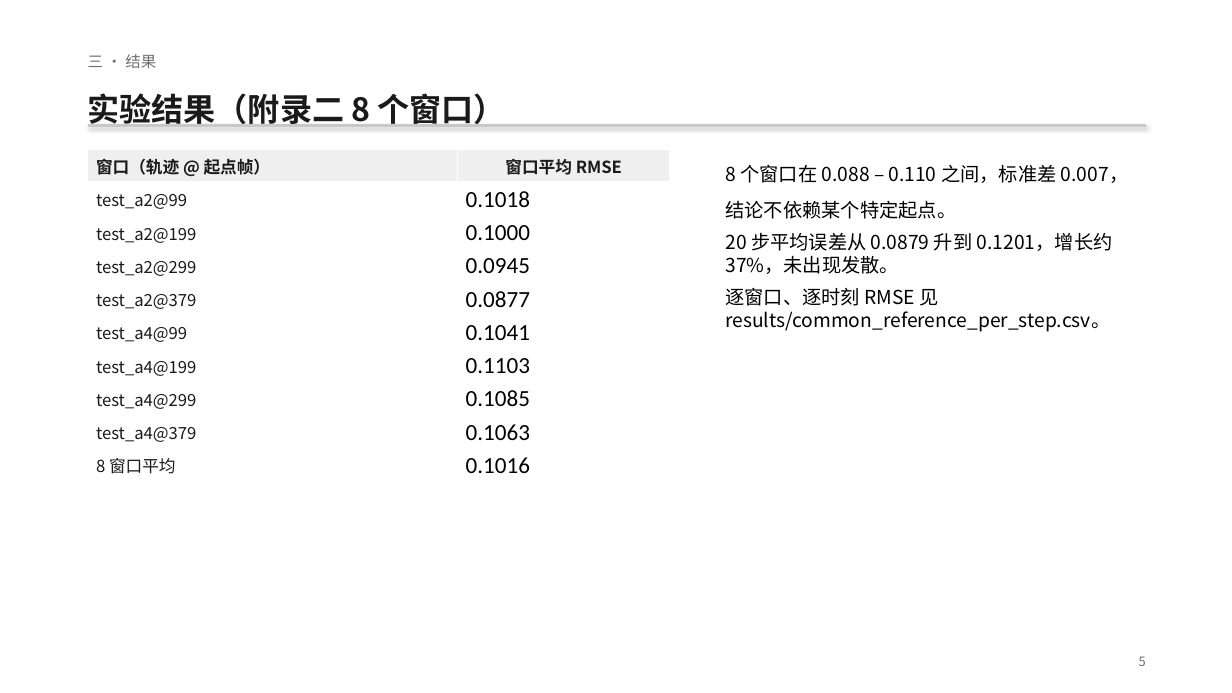
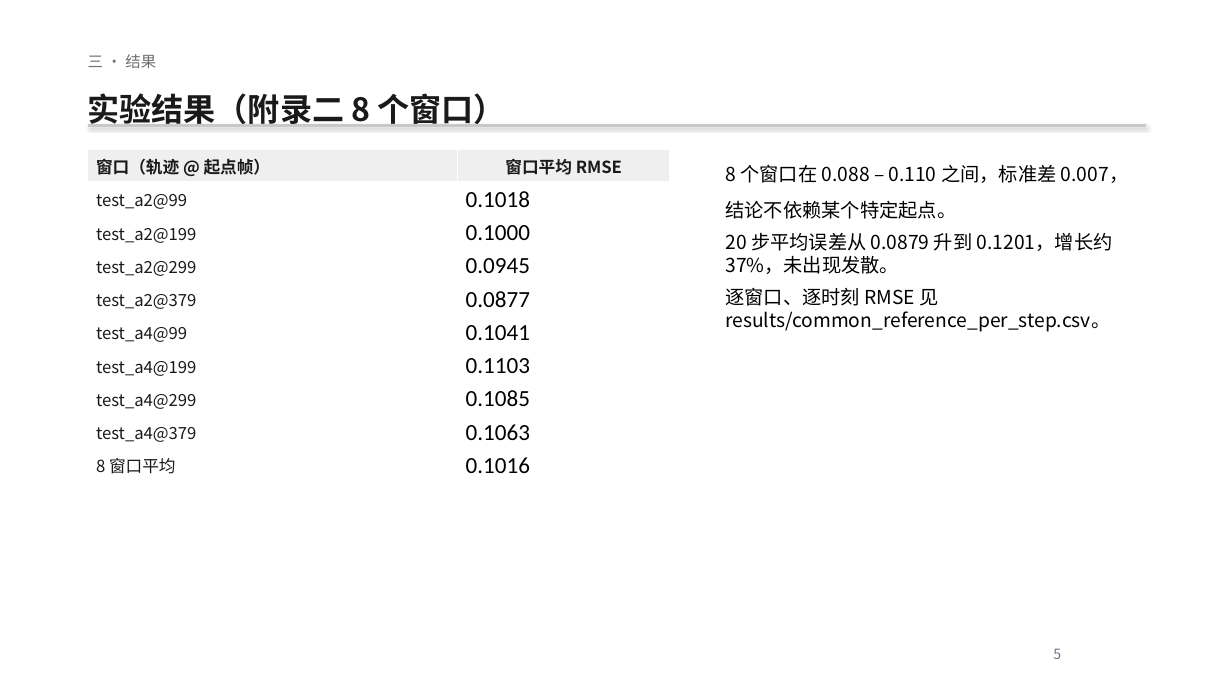
Before and after one commit to tuofeilun711/-A-, a slide deck: slide 5 of deliverables/A题_POD-AR_答辩汇报.pptx. Drawn at 1232x693 pixels with LibreOffice and Linux fonts; fonts in the diff are those of the drawing. Boxes give left, top, right and bottom in pixels: in the first picture for what was removed or moved away, otherwise in the second. Text is boxed around its words. In the diff, an @@ line names an element or a change of style, - is before the commit and + after.

```diff
--- a/deliverables/A题_POD-AR_答辩汇报.pptx
+++ b/deliverables/A题_POD-AR_答辩汇报.pptx
@@ text "5" at (1053, 648, 1061, 659): size 10 to 11 pt, text colour #707070 to #697684; alignment right to left; line spacing 1.55 to 1 @@
```
Also in this commit, not shown: 11 other slides changed, 1 slide added.
